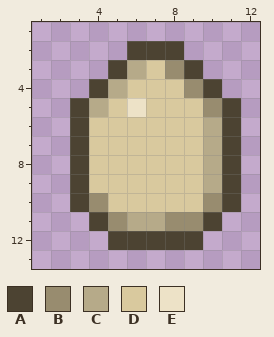
One commit to this pixel-art sprite: mod_source/textures/items/foods/chicken_egg.png. The picture above was drawn from the file before the commit.
The file is 16x16 pixels. Shown: x 1..12, y 1..13.
Palette (. is transparent): A #4c4332  B #988c6f  C #b6aa89  D #d9c99e  E #ede2c7
Pixels before, first column x 3:
 2 ...AAA...
 3 ..ACDBA..
 4 .ACDDDBA.
 5 ACDEDDDBA
 6 ADDDDDDCA
 7 ADDDDDDCA
 8 ADDDDDDCA
 9 ADDDDDDCA
10 ABDDDDDBA
11 .ABCCBBA.
12 ..AAAAA..
New version:
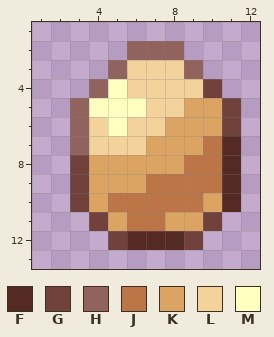
Colours new in this view: F #552a25  G #71413b  H #91635e  J #bb7547  K #dba463  L #f4d29c  M #ffffc0
Change:
Changed rows in their new state; - is an unchanged pixel.
first column x 3:
 2 ---HHH---
 3 --HLLLH--
 4 -HMLLLLG-
 5 HMMMLLKKG
 6 HLMLLKKKG
 7 HLLLKKKJF
 8 GKKKKKJJF
 9 GKKKJJJJF
10 GKJJJJJKF
11 -GKJJKKG-
12 --GFFFG--
Boxes around the changes in both pictures, in picture pixels (x1, y1, x2, y2):
changed: (70, 41, 241, 250)
